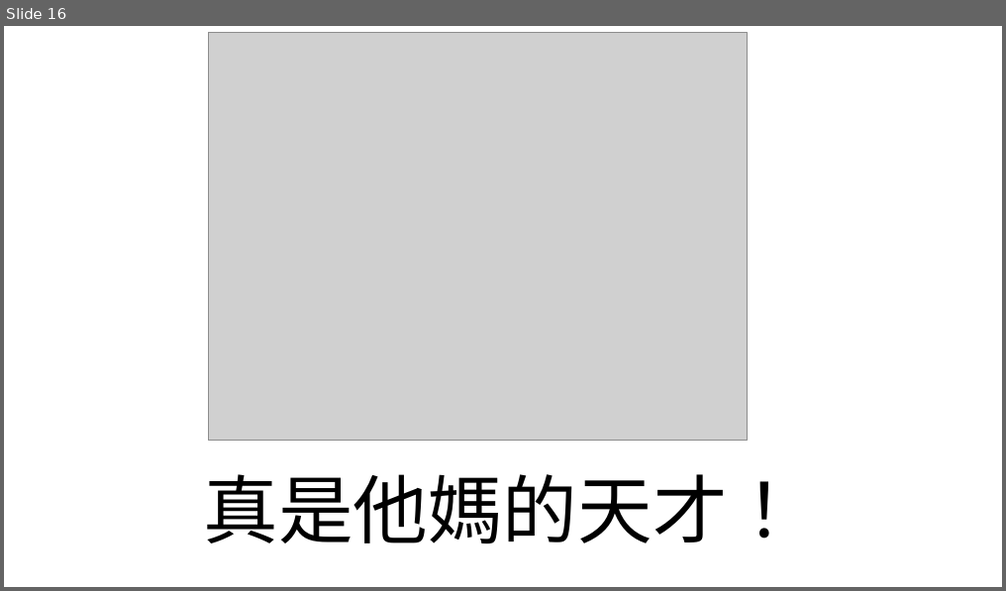
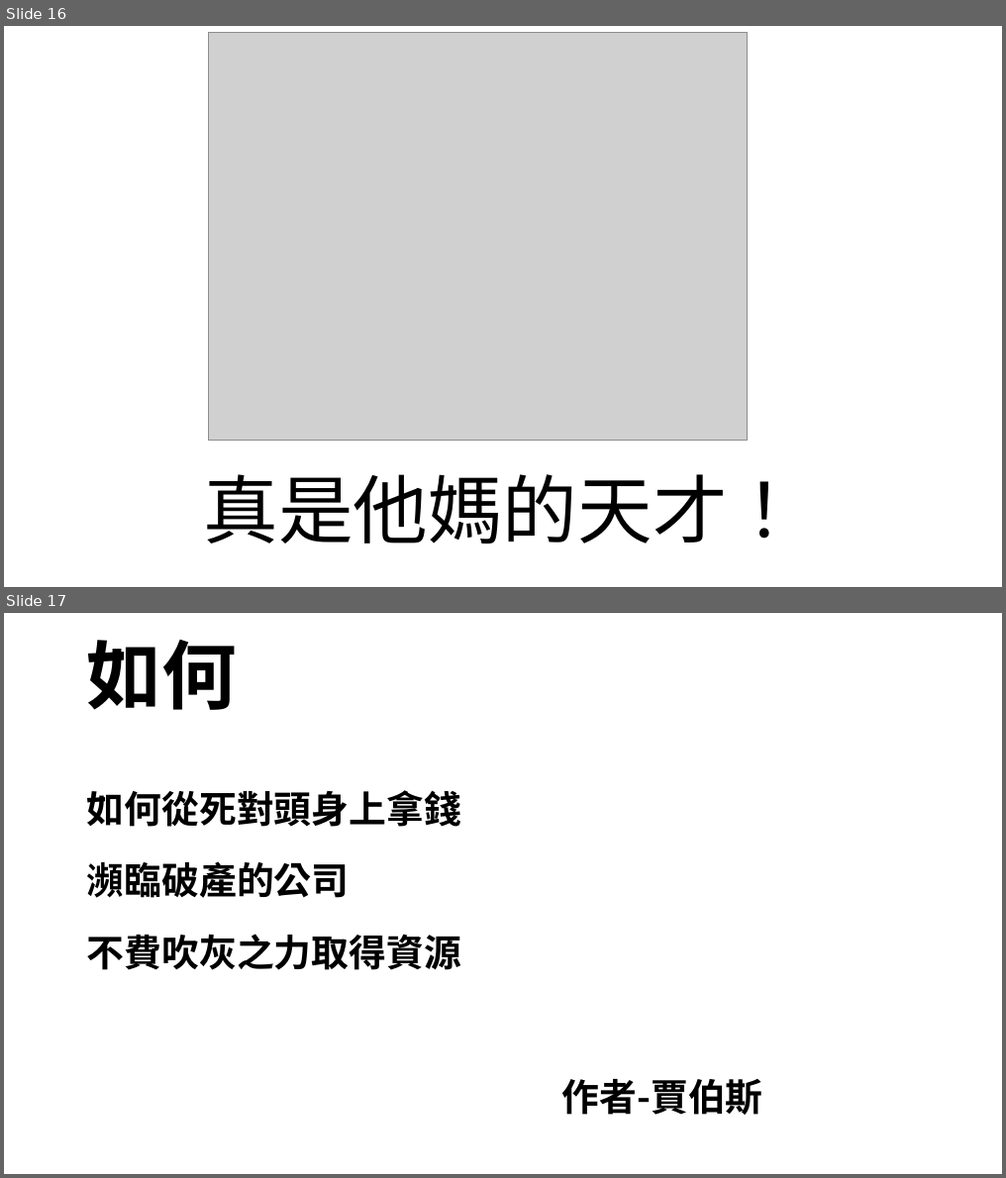
Before and after one commit to Jameswilson7788/school, a slide deck: 政府產業政策簡報.pptx. Shown one above the other, each under a label of ours: slide 16 before the commit, slides 16 and 17 after it. The pictures are 1006x591 and 1006x1178 pixels, drawn with LibreOffice and Linux fonts; fonts in the diff are those of the drawing; grey boxes stand for pictures. Boxes give left, top, right and bottom in pixels: in the first picture for what was removed or moved away, otherwise in the second. Text is boxed around its words. In the diff, an @@ line names an element or a change of style, - is before the commit and + after.

```diff
--- a/政府產業政策簡報.pptx
+++ b/政府產業政策簡報.pptx
@@ slide 17 added at box(4, 613, 1002, 1174), background #FFFFFF @@
@@ text added at box(87, 640, 237, 710), 72 pt, text #000000, bold @@
+如何
@@ text added at box(87, 790, 461, 827), 36 pt, text #000000, bold @@
+如何從死對頭身上拿錢
@@ title added at box(87, 861, 350, 898), 36 pt, text #000000, bold @@
+瀕臨破產的公司
@@ text added at box(87, 934, 461, 970), 36 pt, text #000000, bold @@
+不費吹灰之力取得資源
@@ text added at box(562, 1079, 763, 1115), 36 pt, text #000000, bold @@
+作者-賈伯斯
```
Also in this commit, not shown: 1 other slide added, 1 slide removed.
